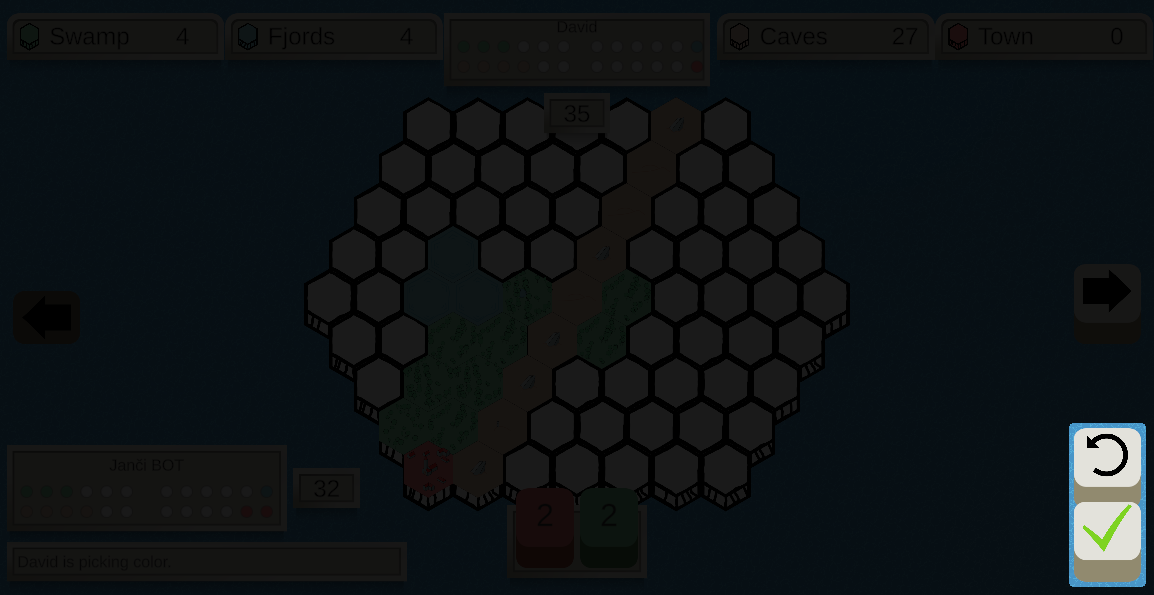
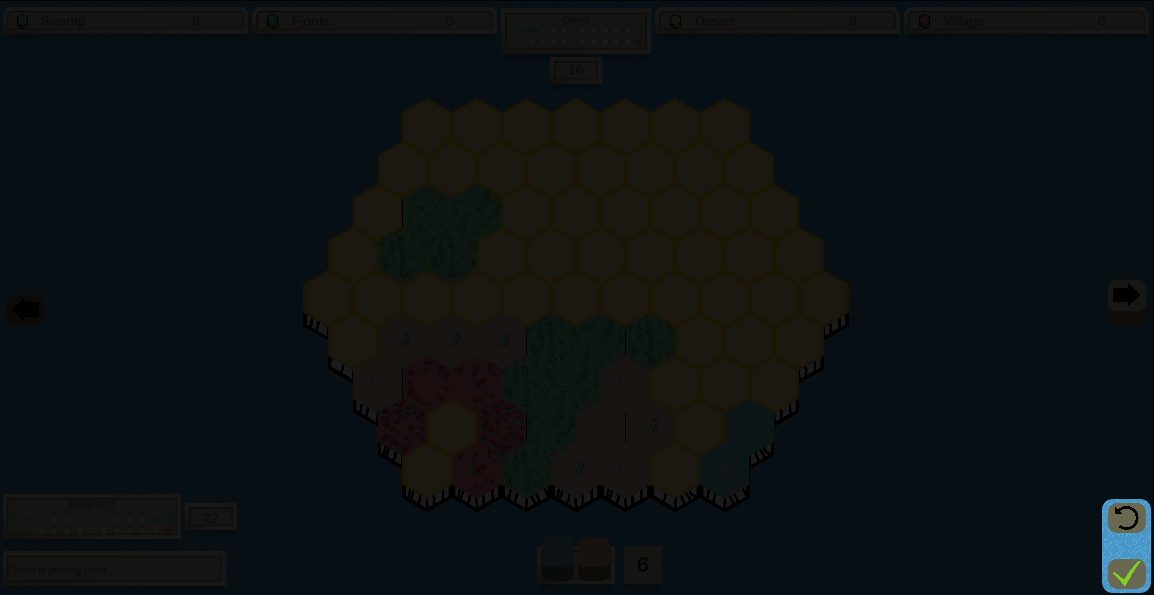
Layer changes from the first w=1154, h=595 image to the second:
painted on "Shade confirm undo" over (x1=1069, y1=423, x2=1151, y2=593)
renamed "Pasted Layer" to "Screenshot", painted on it over (x1=0, y1=0, x2=1154, y2=595)
